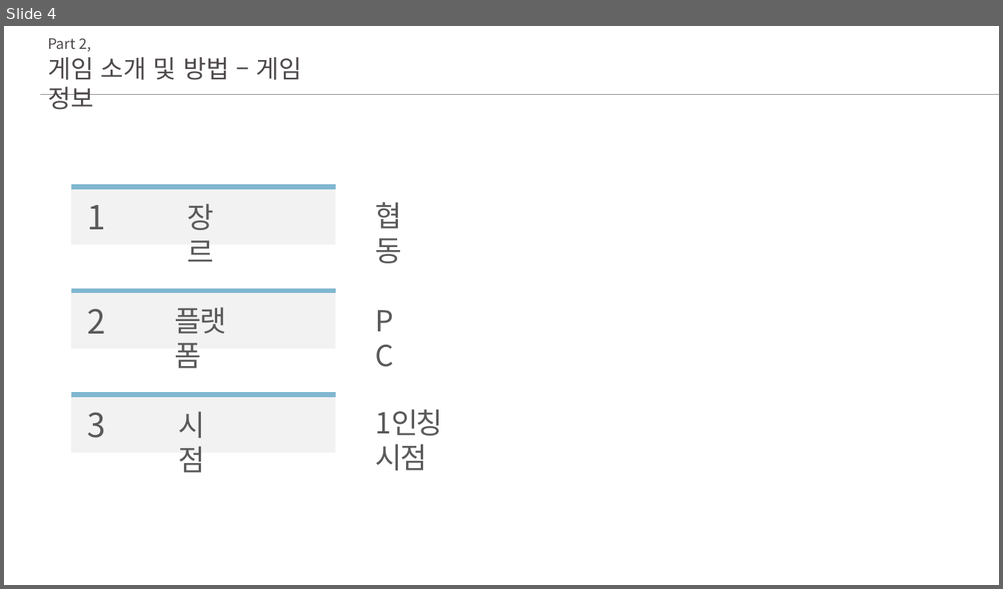
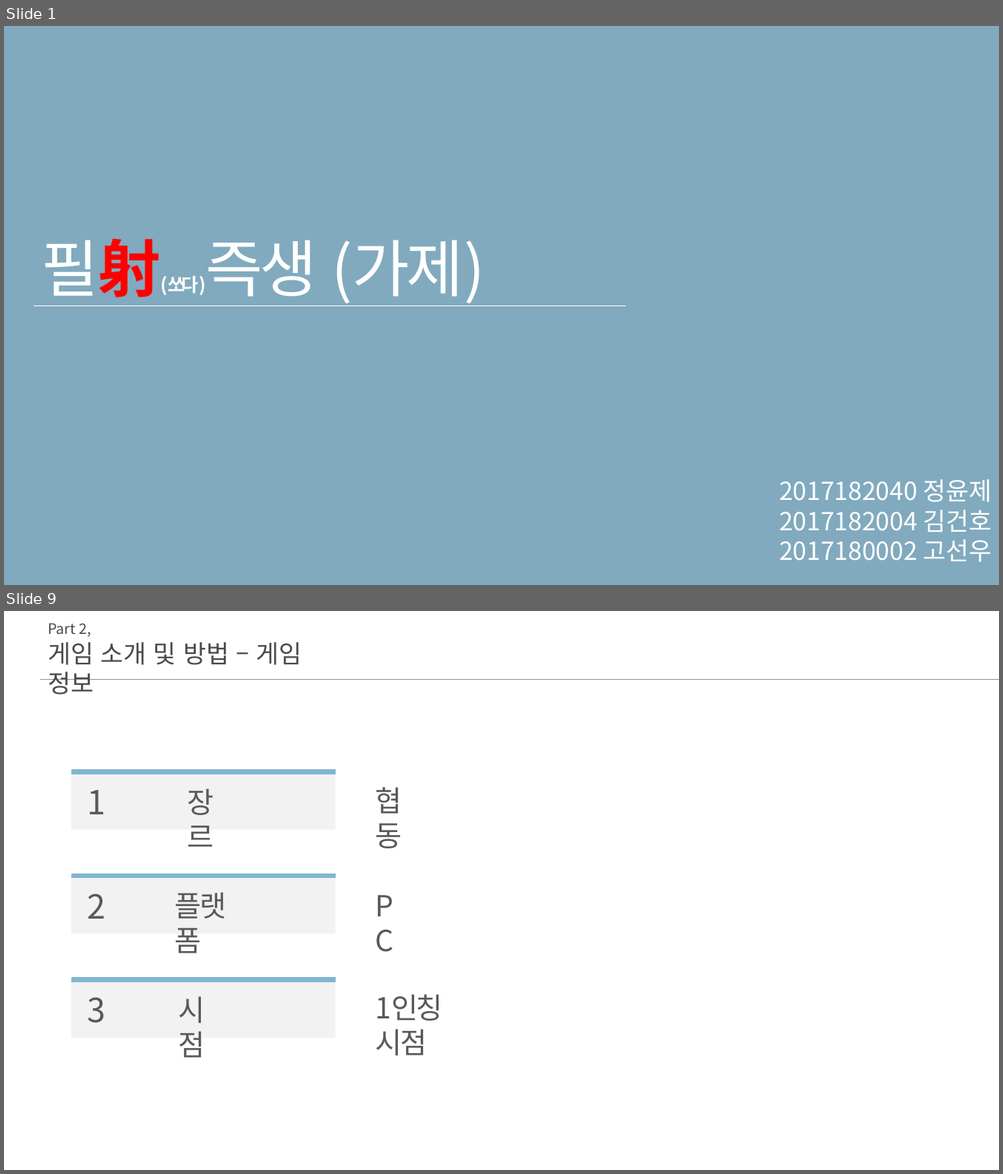
Before and after one commit to ghk01214/KPUFinalGame-deprecated-, a slide deck: docs/초안.pptx. Shown one above the other, each under a label of ours: slide 4 before the commit, slides 1 and 9 after it; the slides between them are not shown. The pictures are 1003x589 and 1003x1174 pixels, drawn with LibreOffice and Linux fonts; fonts in the diff are those of the drawing. Boxes give left, top, right and bottom in pixels: in the first picture for what was removed or moved away, otherwise in the second. Text is boxed around its words. In the diff, an @@ line names an element or a change of style, - is before the commit and + after.

```diff
--- a/docs/초안.pptx
+++ b/docs/초안.pptx
@@ slide 1 added at <box>4,26,999,585</box>, background #81AABE @@
@@ text added at <box>41,238,484,306</box>, 60 pt, text #FFFFFF @@
+필射(쏘다)즉생 (가제)
@@ line added from (34, 306) to (626, 306), #FFFFFF 0.5 pt @@
@@ text added at <box>779,480,991,562</box>, 24 pt, text #FFFFFF @@
+2017182040 정윤제
+2017182004 김건호
+2017180002 고선우
@@ what was slide 4 is now slide 9 @@
```
Also in this commit, not shown: 6 slides changed, 8 other slides added, 3 slides removed.
